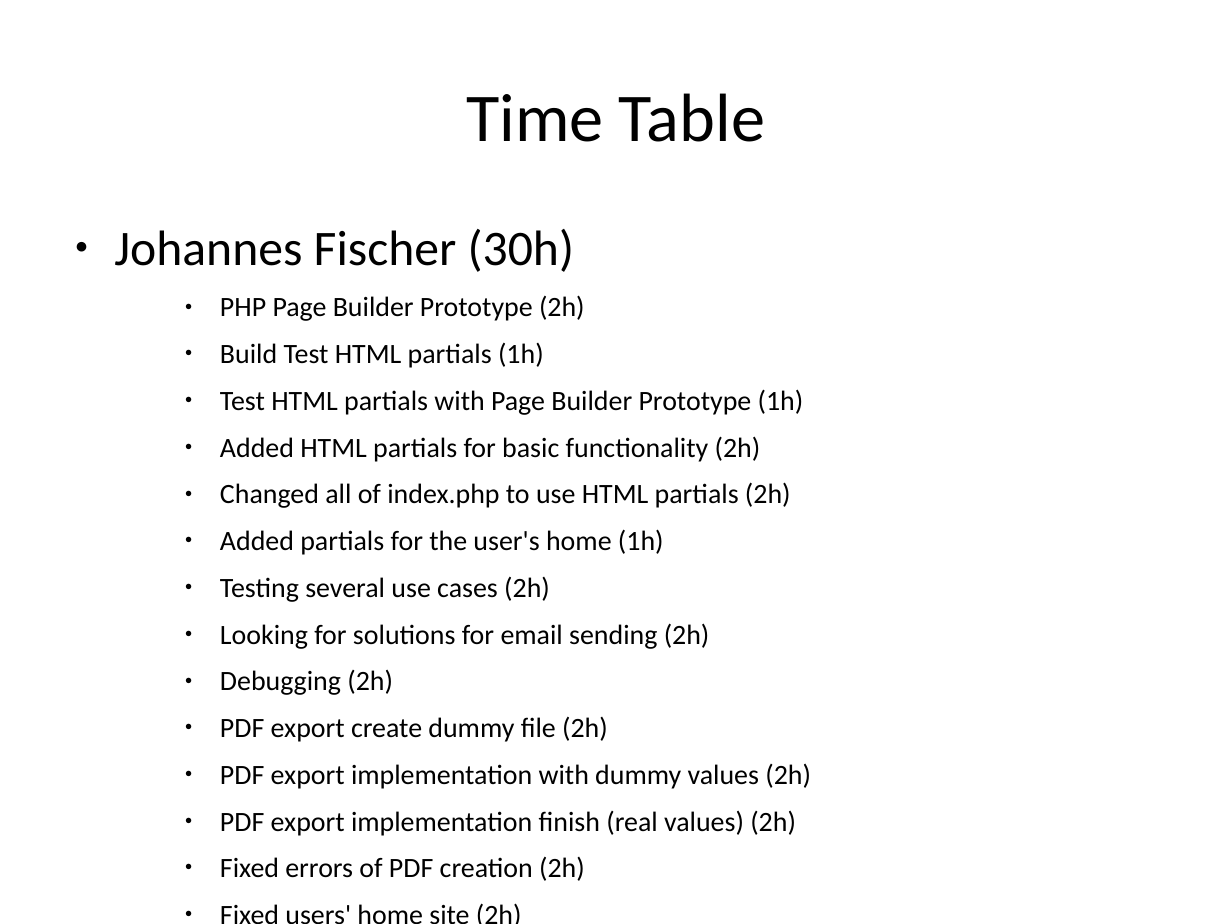
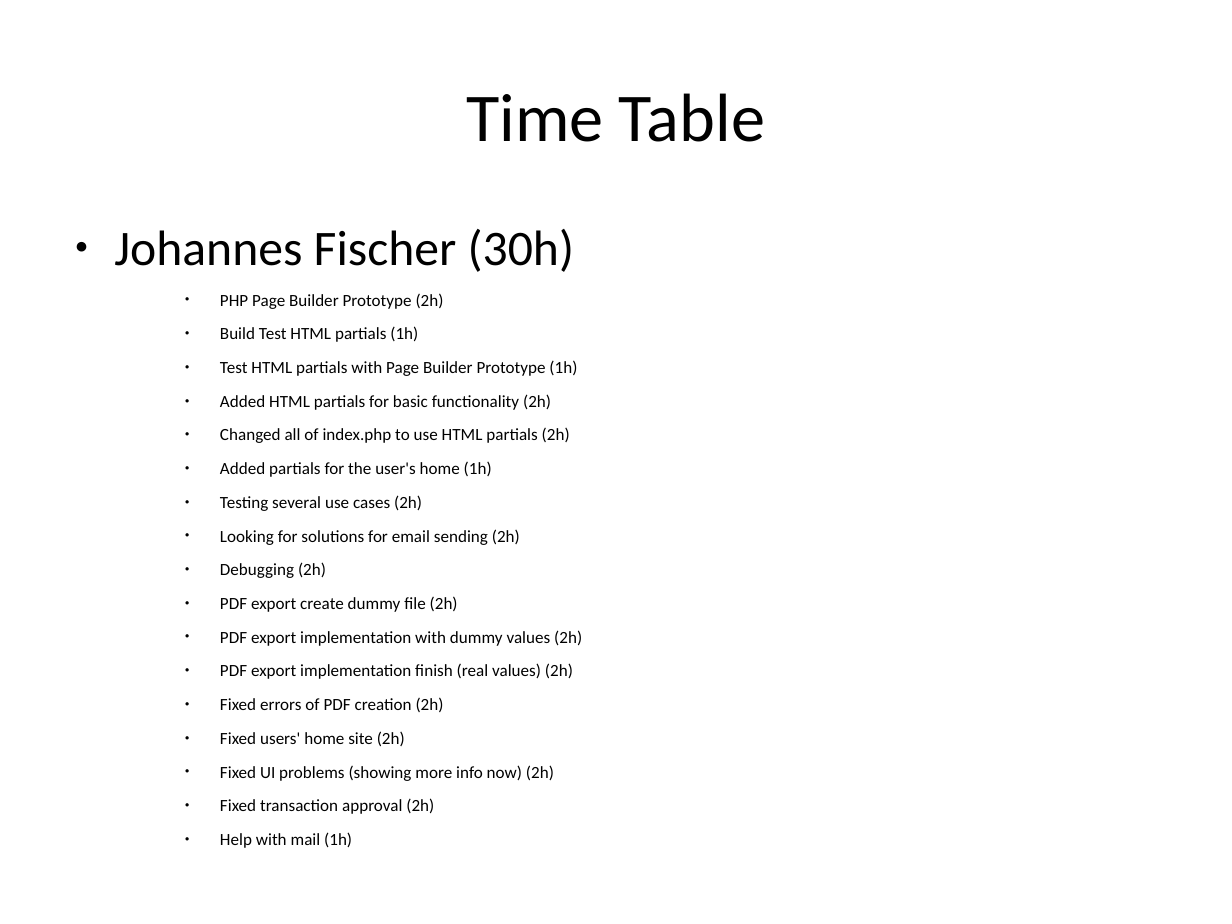
Before and after one commit to snawalgaria/SecureCoding, a slide deck: slide 4 of presentation/presentation.odp. Drawn at 1232x924 pixels with LibreOffice and Linux fonts; fonts in the diff are those of the drawing. Boxes give left, top, right and bottom in pixels: in the first picture for what was removed or moved away, otherwise in the second. Text is boxed around its words. In the diff, an @@ line names an element or a change of style, - is before the commit and + after.

```diff
--- a/presentation/presentation.odp
+++ b/presentation/presentation.odp
@@ text at box(220, 293, 582, 848): size 18 to 11 pt @@
```
Also in this commit, not shown: 4 other slides changed, 1 slide added.
